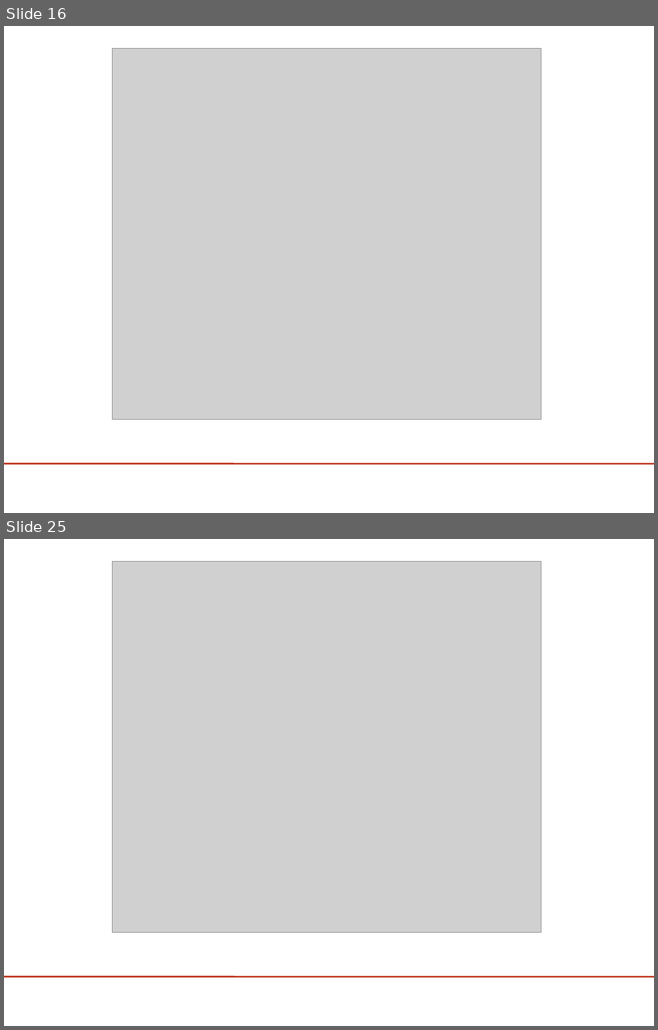
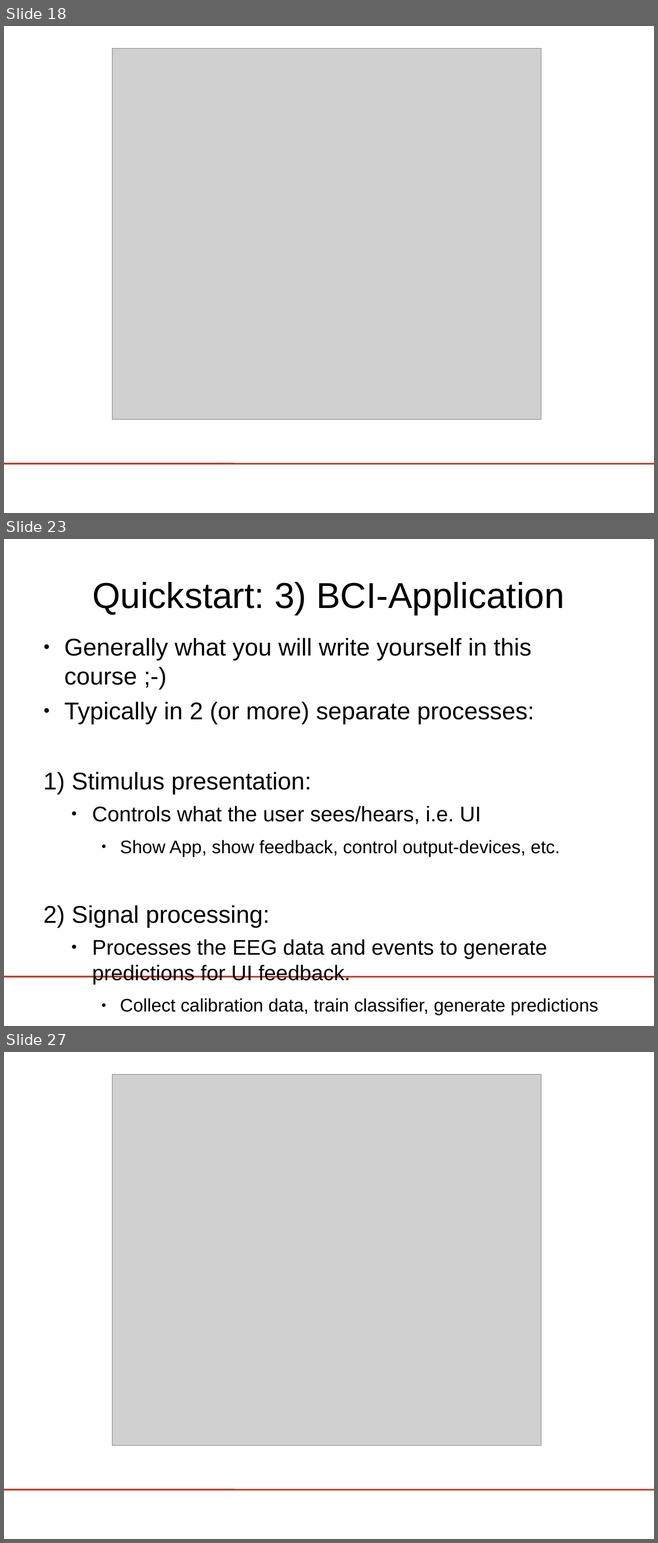
Before and after one commit to phpvdb/buffer_bci, a slide deck: tutorial/lect3-helloworld/HelloWorld_ERPViewer.odp. Shown one above the other, each under a label of ours: slides 16 and 25 before the commit, slides 18, 23 and 27 after it; the slides between them are not shown. The pictures are 658x1030 and 658x1543 pixels, drawn with LibreOffice and Linux fonts; fonts in the diff are those of the drawing; grey boxes stand for pictures; background and template pictures are left out. Boxes give left, top, right and bottom in pixels: in the first picture for what was removed or moved away, otherwise in the second. Text is boxed around its words. In the diff, an @@ line names an element or a change of style, - is before the commit and + after.

```diff
--- a/tutorial/lect3-helloworld/HelloWorld_ERPViewer.odp
+++ b/tutorial/lect3-helloworld/HelloWorld_ERPViewer.odp
@@ slide 23 added at (4,539,654,1026), background #FFFFFF; not listed: 1 template element that a slide beside it also shows @@
@@ title added at (92,582,564,614), 44 pt, text #000000 @@
+Quickstart: 3) BCI-Application
@@ text added at (64,638,598,1015), 29.6 pt, text #000000 @@
+● Generally what you will write yourself in this course ;-)
+● Typically in 2 (or more) separate processes:
+1) Stimulus presentation:
+  ● Controls what the user sees/hears, i.e. UI
+    ● Show App, show feedback, control output-devices, etc.
+2) Signal processing:
+  ● Processes the EEG data and events to generate predictions for UI feedback.
+    ● Collect calibration data, train classifier, generate predictions
@@ what was slide 16 is now slide 18 @@
@@ what was slide 25 is now slide 27 @@
```
Also in this commit, not shown: 12 slides changed, 11 other slides added, 1 slide removed, 30 other files.
